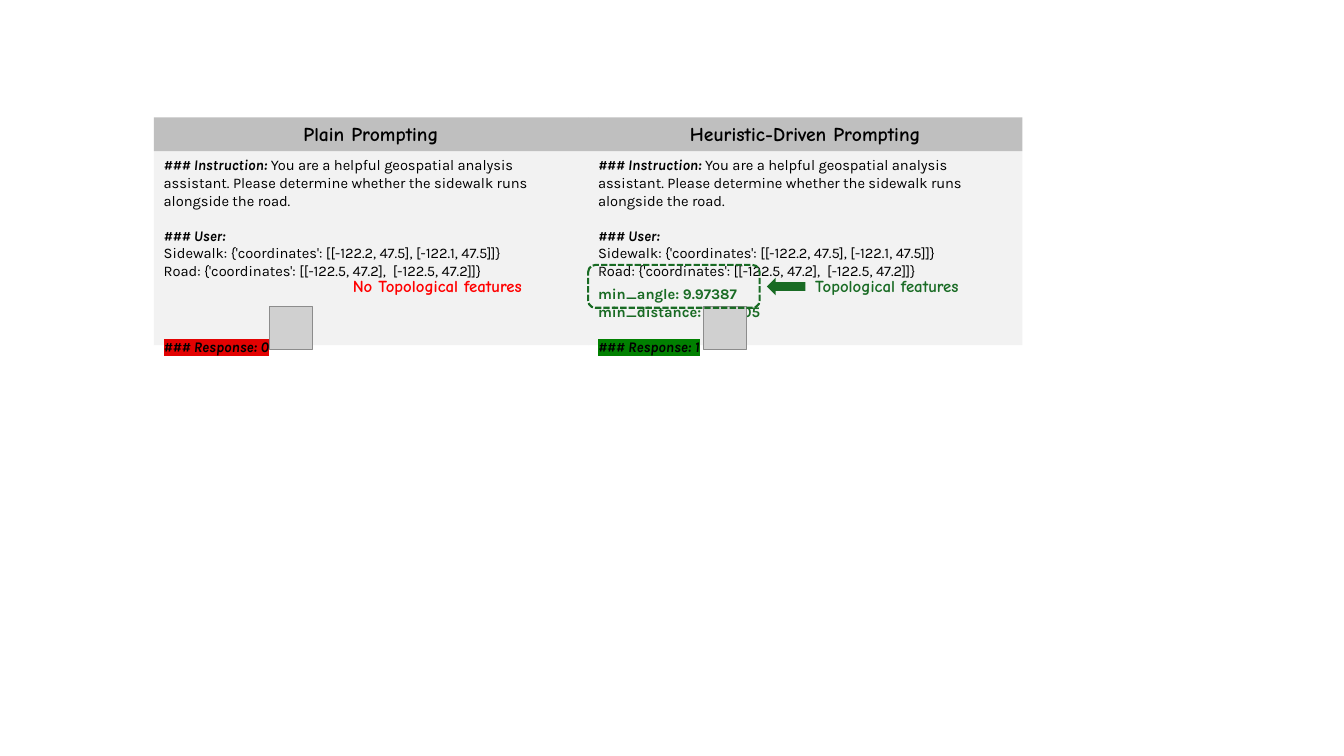
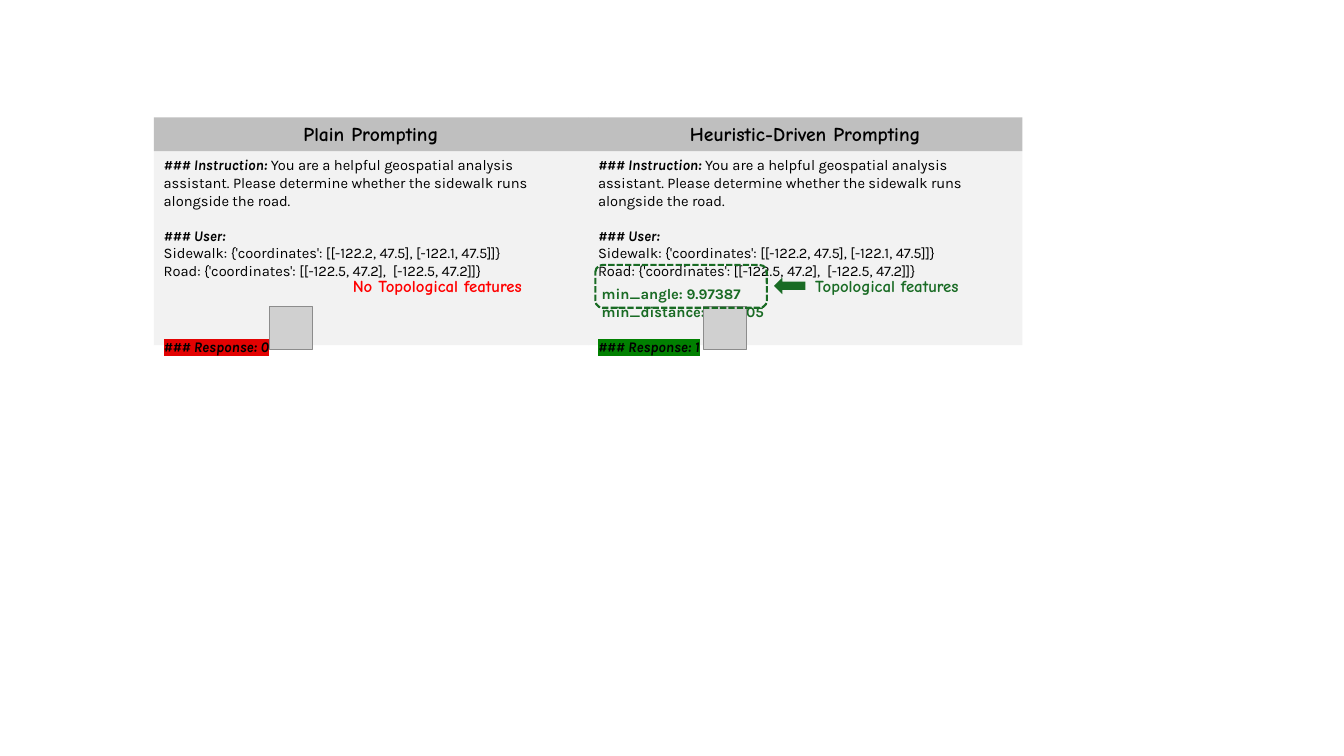
Before and after one commit to BeanHam/2024-spatial-data-integration, a slide deck: slide 5 of visualizations/visualizations.pptx. Drawn at 1344x756 pixels with LibreOffice and Linux fonts; fonts in the diff are those of the drawing; grey boxes stand for pictures. Boxes give left, top, right and bottom in pixels: in the first picture for what was removed or moved away, otherwise in the second. Text is boxed around its words. In the diff, an @@ line names an element or a change of style, - is before the commit and + after.

```diff
--- a/visualizations/visualizations.pptx
+++ b/visualizations/visualizations.pptx
@@ rounded rectangle: place and size @@
-rounded rectangle at [588,265,759,309]
+rounded rectangle at [596,265,767,309]
@@ right arrow: place and size @@
-right arrow at [767,277,806,295]
+right arrow at [774,277,806,293]
```
Also in this commit, not shown: 4 other files.
